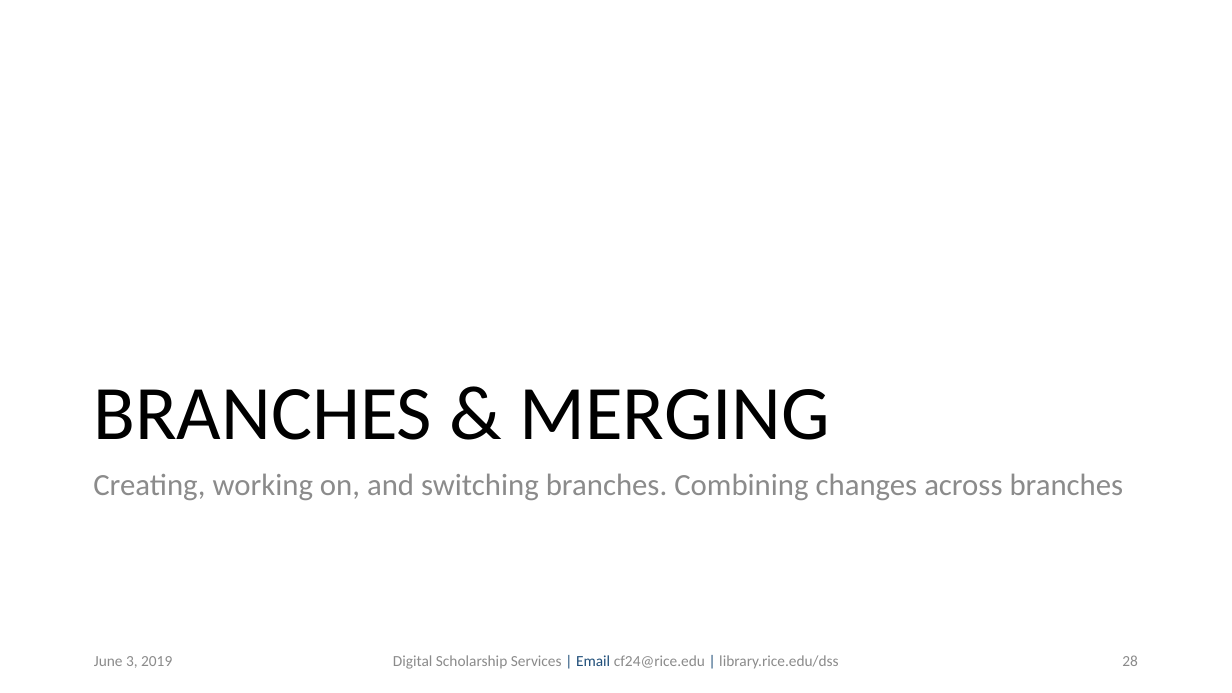
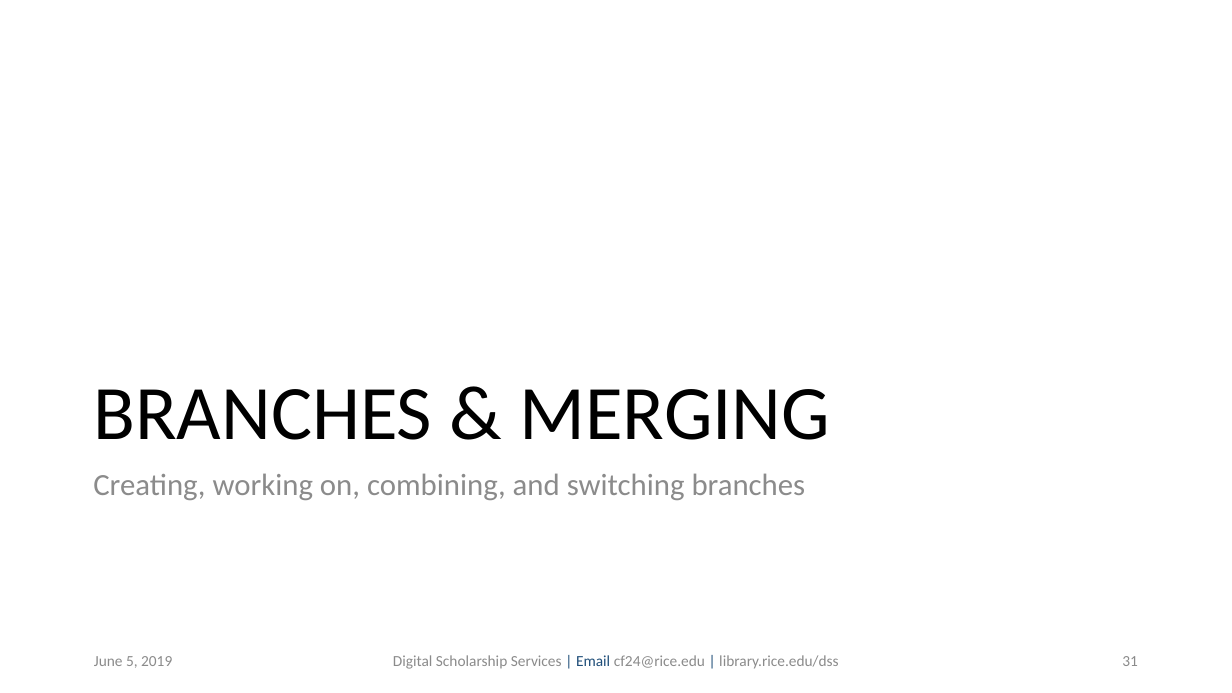
Before and after one commit to bakitybacon/rice-data-and-donuts, a slide deck: slide 31 of github/Introduction to Git & Github.pptx (slide 28 before the commit). Drawn at 1232x693 pixels with LibreOffice and Linux fonts; fonts in the diff are those of the drawing; background and template pictures are left out. Boxes give left, top, right and bottom in pixels: in the first picture for what was removed or moved away, otherwise in the second. Text is boxed around its words. In the diff, an @@ line names an element or a change of style, - is before the commit and + after.

```diff
--- a/github/Introduction to Git & Github.pptx
+++ b/github/Introduction to Git & Github.pptx
@@ text at [93, 473, 806, 500]: text changed @@
-Creating, working on, and switching branches. Combining changes across branches
+Creating, working on, combining, and switching branches
@@ text at [94, 656, 172, 668]: text changed @@
-June 3, 2019
+June 5, 2019
@@ page number at [1122, 656, 1138, 666]: text changed @@
-28
+31
```
Also in this commit, not shown: 27 other slides changed, 12 slides added.
